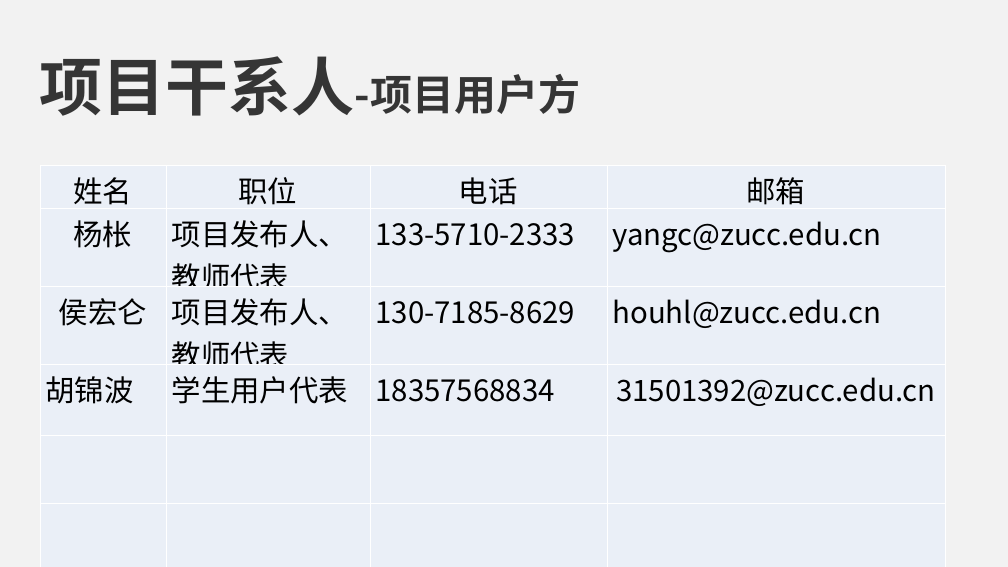
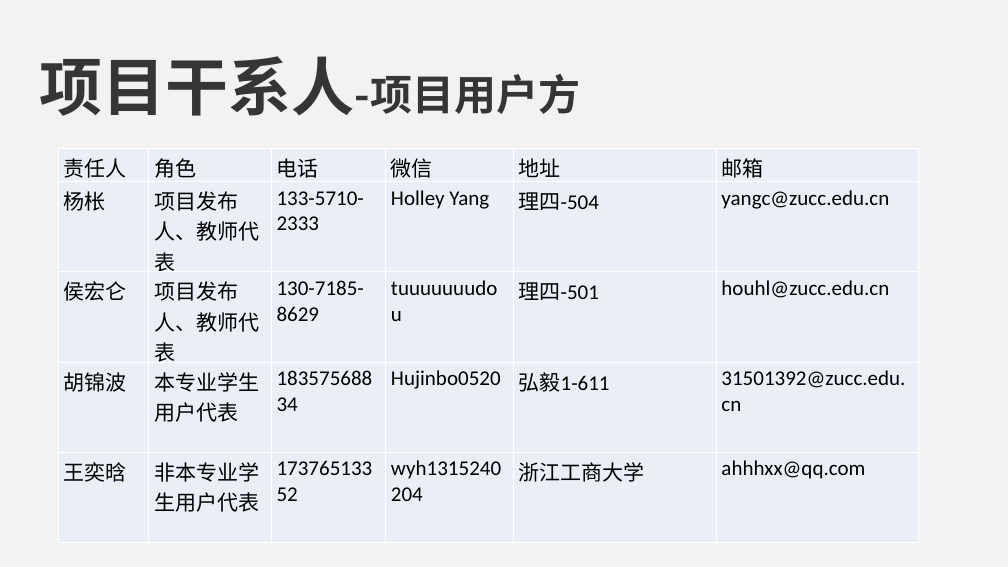
Before and after one commit to PRD2018-G09/Educational-Website, a slide deck: slide 7 of 受控文档/2.需求工程计划/PRD2018-G09-需求工程计划PPT.ppt. Drawn at 1008x567 pixels with LibreOffice and Linux fonts; fonts in the diff are those of the drawing. Boxes give left, top, right and bottom in pixels: in the first picture for what was removed or moved away, otherwise in the second. Text is boxed around its words. In the diff, an @@ line names an element or a change of style, - is before the commit and + after.

```diff
--- a/受控文档/2.需求工程计划/PRD2018-G09-需求工程计划PPT.ppt
+++ b/受控文档/2.需求工程计划/PRD2018-G09-需求工程计划PPT.ppt
@@ table at (x1=58, y1=148, x2=918, y2=540) @@
-姓名 | 职位 | 电话 | 邮箱
-杨枨 | 项目发布人、教师代表 | 133-5710-2333 | yangc@zucc.edu.cn
-侯宏仑 | 项目发布人、教师代表 | 130-7185-8629 | houhl@zucc.edu.cn
-胡锦波 | 学生用户代表 | 18357568834 | 31501392@zucc.edu.cn
- |  |  | 
- |  |  | 
+责任人 | 角色 | 电话 | 微信 | 地址 | 邮箱
+杨枨 | 项目发布人、教师代表 | 133-5710-2333 | Holley Yang | 理四-504 | yangc@zucc.edu.cn
+侯宏仑 | 项目发布人、教师代表 | 130-7185-8629 | tuuuuuuudou | 理四-501 | houhl@zucc.edu.cn
+胡锦波 | 本专业学生用户代表 | 18357568834 | Hujinbo0520 | 弘毅1-611 | 31501392@zucc.edu.cn
+王奕晗 | 非本专业学生用户代表 | 17376513352 | wyh1315240204 | 浙江工商大学 | ahhhxx@qq.com
@@ table resized from (x1=40, y1=165, x2=945, y2=553) to (x1=58, y1=148, x2=918, y2=540) @@
```
Also in this commit, not shown: 2 other slides changed.
